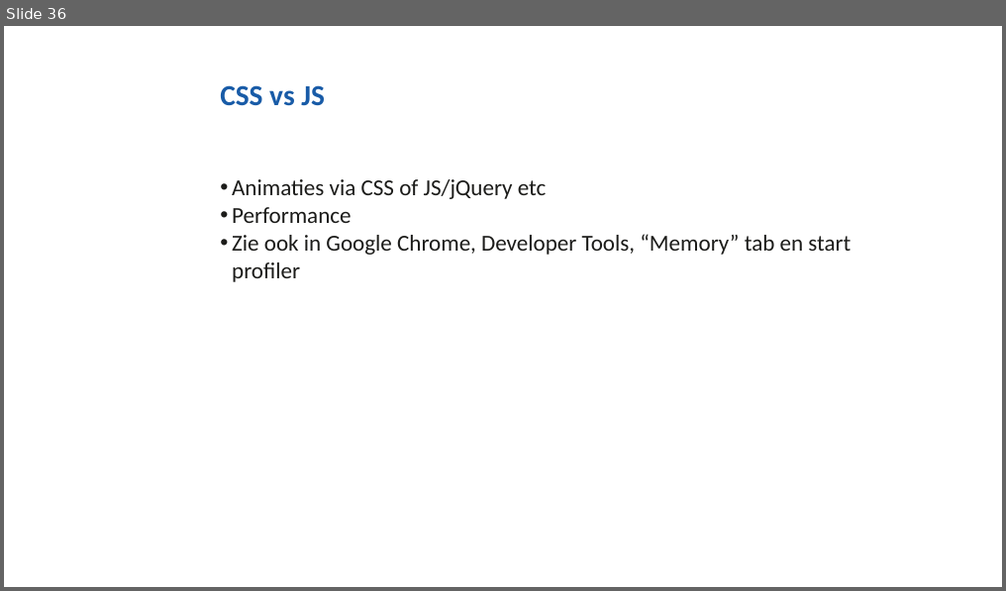
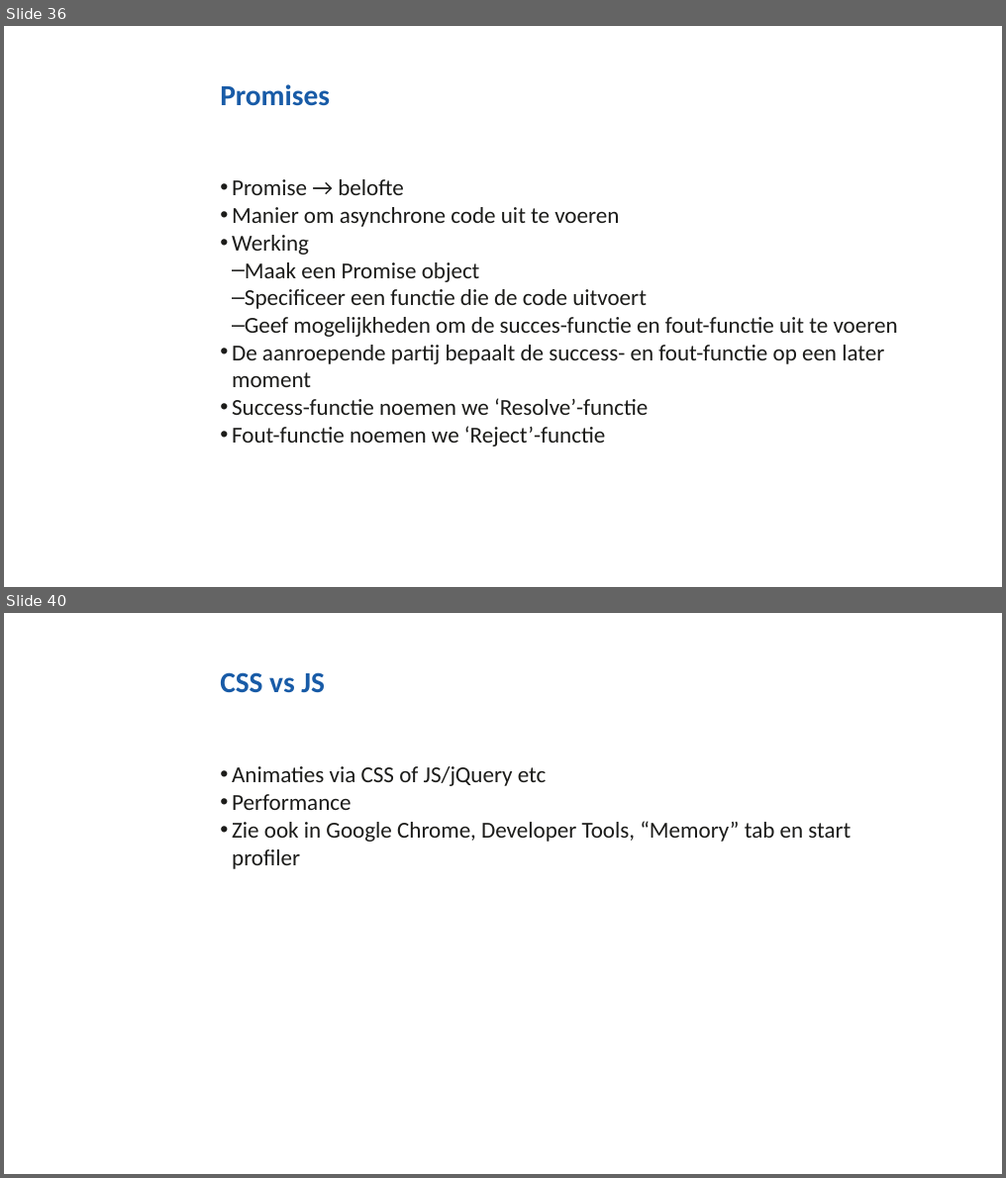
Before and after one commit to NHLStenden/Flex-WebDevelopment-FrontEndDevelopment, a slide deck: Presentatie/Front-End Development.pptx. Shown one above the other, each under a label of ours: slide 36 before the commit, slides 36 and 40 after it; the slides between them are not shown. The pictures are 1006x591 and 1006x1178 pixels, drawn with LibreOffice and Linux fonts; fonts in the diff are those of the drawing; background and template pictures are left out. Boxes give left, top, right and bottom in pixels: in the first picture for what was removed or moved away, otherwise in the second. Text is boxed around its words. In the diff, an @@ line names an element or a change of style, - is before the commit and + after.

```diff
--- a/Presentatie/Front-End Development.pptx
+++ b/Presentatie/Front-End Development.pptx
@@ slide 36 added at (4, 26, 1002, 587), background #FFFFFF @@
@@ title added at (220, 84, 330, 106), 28 pt, text #185BA7, bold @@
+Promises
@@ text added at (232, 179, 898, 447), 22 pt, text #1C1C1A @@
+• Promise → belofte
+• Manier om asynchrone code uit te voeren
+• Werking
+  – Maak een Promise object
+  – Specificeer een functie die de code uitvoert
+  – Geef mogelijkheden om de succes-functie en fout-functie uit te voeren
+• De aanroepende partij bepaalt de success- en fout-functie op een later moment
+• Success-functie noemen we ‘Resolve’-functie
+• Fout-functie noemen we ‘Reject’-functie
@@ what was slide 36 is now slide 40 @@
```
Also in this commit, not shown: 3 other slides added, 3 other files.
